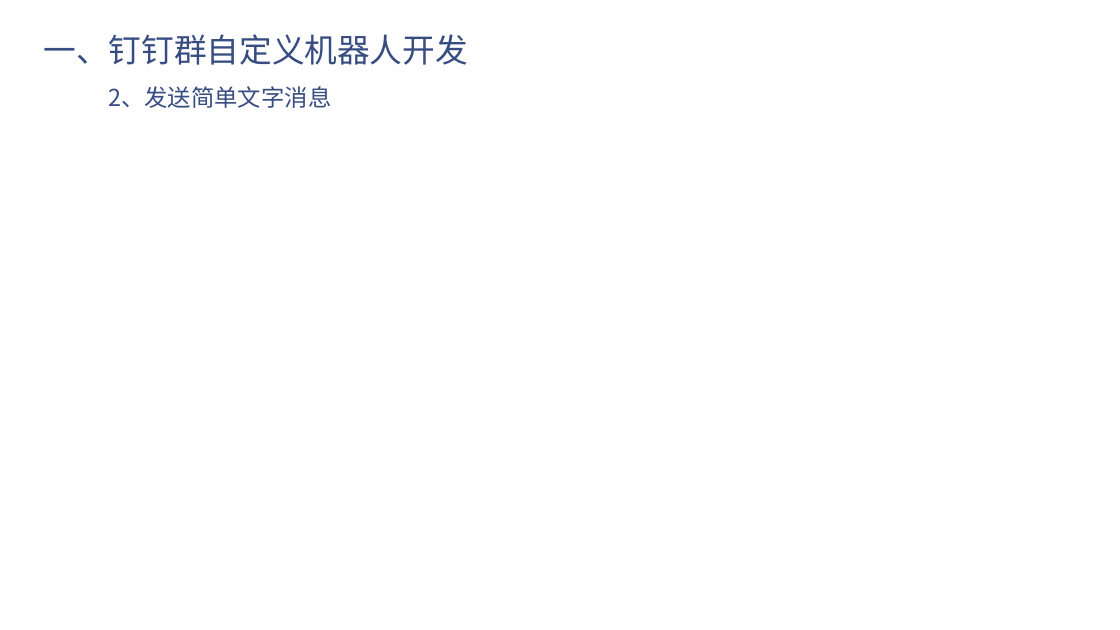
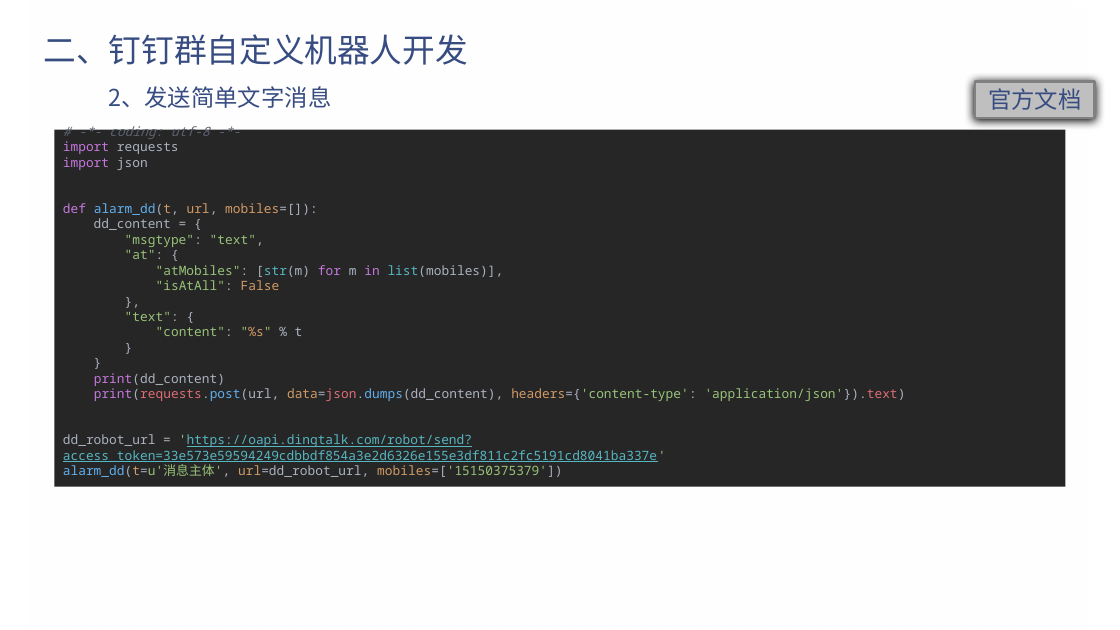
Before and after one commit to e271828182/dd_talk, a slide deck: slide 7 of 钉钉机器人.pptx. Drawn at 1120x630 pixels with LibreOffice and Linux fonts; fonts in the diff are those of the drawing; background and template pictures are left out. Boxes give left, top, right and bottom in pixels: in the first picture for what was removed or moved away, otherwise in the second. Text is boxed around its words. In the diff, an @@ line names an element or a change of style, - is before the commit and + after.

```diff
--- a/钉钉机器人.pptx
+++ b/钉钉机器人.pptx
@@ title at [44, 34, 468, 65]: text changed @@
-一、钉钉群自定义机器人开发
+二、钉钉群自定义机器人开发
@@ rectangle added at [975, 82, 1094, 118], fill #BFBFBF, outline #808080 2.25 pt, 20 pt, text #374C81 @@
+官方文档
@@ rectangle added at [55, 130, 1065, 487], fill #262626, 11 pt, text #ABB2BF @@
+# -*- coding: utf-8 -*-
+import requests
+import json
+def alarm_dd(t, url, mobiles=[]):
+dd_content = {
+"msgtype": "text",
+"at": {
+"atMobiles": [str(m) for m in list(mobiles)],
+"isAtAll": False
+},
+"text": {
+"content": "%s" % t
+}
+}
+print(dd_content)
+print(requests.post(url, data=json.dumps(dd_content), headers={'content-type': 'application/json'}).text)
+dd_robot_url = 'https://oapi.dingtalk.com/robot/send?access_token=33e573e59594249cdbbdf854a3e2d6326e155e3df811c2fc5191cd8041ba337e'
+alarm_dd(t=u'消息主体', url=dd_robot_url, mobiles=['15150375379'])
```
Also in this commit, not shown: 3 other slides changed, 9 slides added, 10 slides removed, 11 other files.
